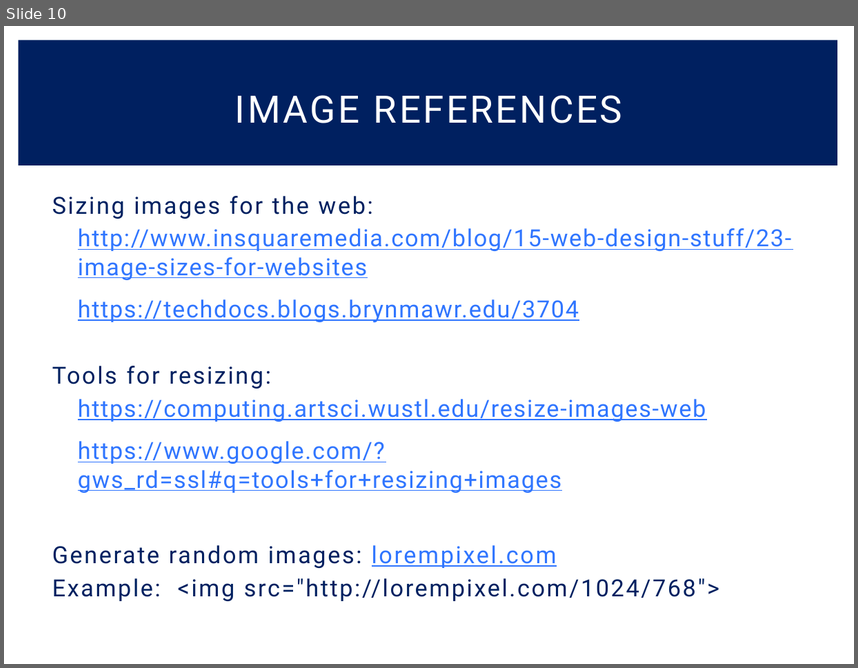
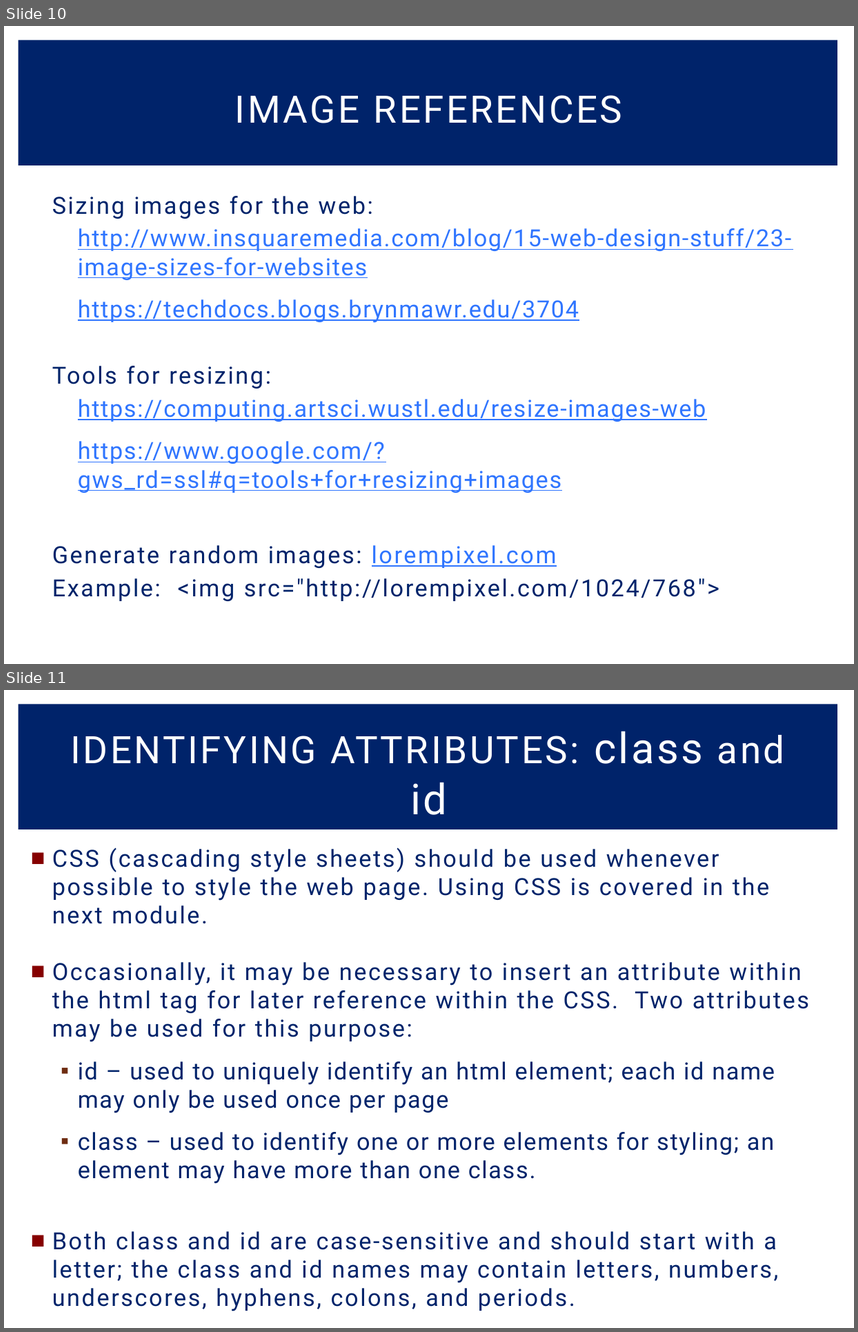
Before and after one commit to ChronoAnomaly/CS-2800, a slide deck: HTML Basics.pptx. Shown one above the other, each under a label of ours: slide 10 before the commit, slides 10 and 11 after it. The pictures are 858x668 and 858x1332 pixels, drawn with LibreOffice and Linux fonts; fonts in the diff are those of the drawing. Boxes give left, top, right and bottom in pixels: in the first picture for what was removed or moved away, otherwise in the second. Text is boxed around its words. In the diff, an @@ line names an element or a change of style, - is before the commit and + after.

```diff
--- a/HTML Basics.pptx
+++ b/HTML Basics.pptx
@@ slide 11 added at [4,690,854,1328], background #FFFFFF; not listed: 1 template element that a slide beside it also shows @@
@@ title added at [71,731,785,815], 32 pt, text #FFFFFF @@
+IDENTIFYING ATTRIBUTES: class and id
@@ text added at [52,847,809,1311], 20 pt, text #00236A @@
+■ CSS (cascading style sheets) should be used whenever possible to style the web page. Using CSS is covered in the next module.
+■ Occasionally, it may be necessary to insert an attribute within the html tag for later reference within the CSS. Two attributes may be used for this purpose:
+  ▪ id – used to uniquely identify an html element; each id name may only be used once per page
+  ▪ class – used to identify one or more elements for styling; an element may have more than one class.
+■ Both class and id are case-sensitive and should start with a letter; the class and id names may contain letters, numbers, underscores, hyphens, colons, and periods.
```
Also in this commit, not shown: 25 other slides changed, 1 other slide added, 2 other files.
